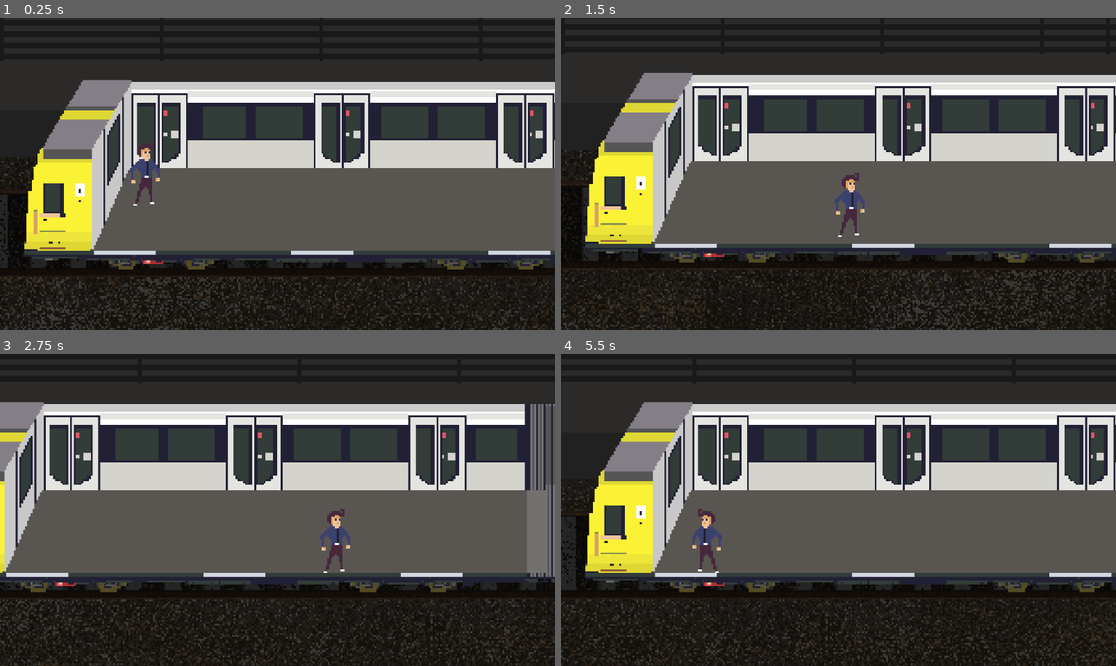
Above: before the commit, frames 1-4 (two rows, left to right).
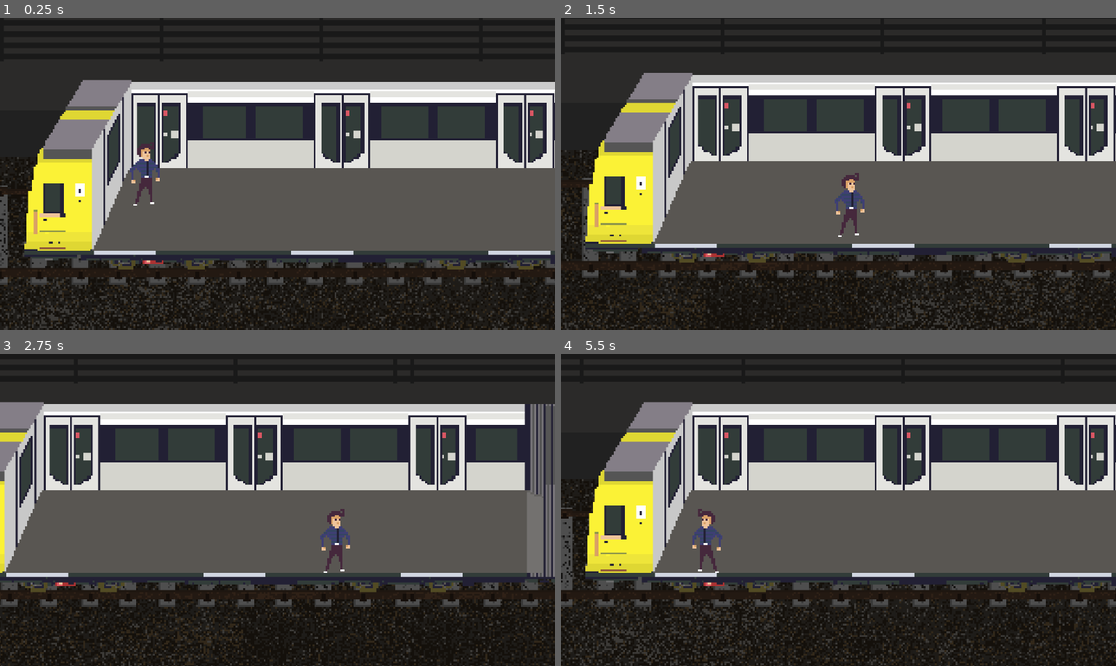
Above: after the commit, the same moments.

Repository: Squad-Mandalore/U8
Game: Godot game, scene res://StartScene.tscn
The game is run twice, just before and just after one commit, with the same random seed, the same clock (stepped at 60 frames per second) and the same inputs.
Inputs:
- Up to frame 1 (0.25 s): no input
- Up to frame 2 (1.5 s): hold Right (ui_right) 0.53-1.28 s; hold Down (ui_down) from 1.28 s (still down)
- Up to frame 3 (2.75 s): release Down (ui_down) at 2.03 s; hold Right (ui_right) from 2.03 s (still down)
- Up to frame 4 (5.5 s): release Right (ui_right) at 2.78 s; hold Up (ui_up) 2.78-3.53 s; hold Left (ui_left) 3.53-5.03 s; hold Down (ui_down) from 5.03 s (still down)

The runs differ from the first frame. In frame 1, 2.2% of the frame differs, in the area x 0-100%, y 29-86%; in frame 2, 2.5%; in frame 3, 5.9%; in frame 4, 6.7%, in the area x 0-100%, y 25-100%.

Commit message:
feat: update train sprites

Diff:
--- a/StartScene.tscn
+++ b/StartScene.tscn
@@ -1,27 +1,12 @@
-[gd_scene load_steps=13 format=3 uid="uid://2p6mgnqih68g"]
+[gd_scene load_steps=8 format=3 uid="uid://2p6mgnqih68g"]
 
 [ext_resource type="Script" path="res://background.gd" id="1_akvd2"]
 [ext_resource type="Texture2D" uid="uid://qkqvul6j2ky5" path="res://models/tracks/background.png" id="1_fxphb"]
-[ext_resource type="Texture2D" uid="uid://cncgraansifi4" path="res://models/train/inside.png" id="3_y5phg"]
+[ext_resource type="PackedScene" uid="uid://c6lryjxjclq03" path="res://models/train/inside_left.tscn" id="3_rmona"]
+[ext_resource type="PackedScene" uid="uid://c8l8bcwfbquvm" path="res://models/train/center.tscn" id="4_7ssj6"]
 [ext_resource type="PackedScene" uid="uid://csgdo87mltoha" path="res://characters/player/berliner.tscn" id="4_mdtst"]
-[ext_resource type="Script" path="res://forground.gd" id="5_gv5oj"]
 [ext_resource type="PackedScene" uid="uid://bkaths3irgi7c" path="res://characters/npcs/chris/chris.tscn" id="5_inwmy"]
-[ext_resource type="Texture2D" uid="uid://cap1pqfhi5gb0" path="res://models/train/outside_back.png" id="7_h6xp5"]
-
-[sub_resource type="SegmentShape2D" id="SegmentShape2D_btftc"]
-b = Vector2(596, 0)
-
-[sub_resource type="SegmentShape2D" id="SegmentShape2D_p5jjr"]
-b = Vector2(616, 0)
-
-[sub_resource type="SegmentShape2D" id="SegmentShape2D_ygxmx"]
-b = Vector2(-20, 46)
-
-[sub_resource type="SegmentShape2D" id="SegmentShape2D_o7tt6"]
-b = Vector2(0, 46)
-
-[sub_resource type="RectangleShape2D" id="RectangleShape2D_evlrq"]
-size = Vector2(329, 49)
+[ext_resource type="PackedScene" uid="uid://c2xs2hjyqqtav" path="res://models/train/right.tscn" id="5_l5oa4"]
 
 [node name="Node2D" type="Node2D"]
 y_sort_enabled = true
@@ -29,63 +14,33 @@
 [node name="ParallaxBackground" type="ParallaxBackground" parent="."]
 
 [node name="ParallaxLayer" type="ParallaxLayer" parent="ParallaxBackground"]
-motion_mirroring = Vector2(800, 0)
+motion_mirroring = Vector2(1200, 0)
 script = ExtResource("1_akvd2")
 speed = -340
 
 [node name="Sprite2D" type="Sprite2D" parent="ParallaxBackground/ParallaxLayer"]
-position = Vector2(400, 135)
+position = Vector2(600, 135)
 texture = ExtResource("1_fxphb")
 
-[node name="StaticBodyTrainInside" type="StaticBody2D" parent="."]
-position = Vector2(400, 135)
+[node name="StaticBody2D" parent="." instance=ExtResource("3_rmona")]
+position = Vector2(600, 135)
 
-[node name="SpriteTrainInside" type="Sprite2D" parent="StaticBodyTrainInside"]
-texture = ExtResource("3_y5phg")
+[node name="Center" parent="." instance=ExtResource("4_7ssj6")]
+position = Vector2(600, 135)
 
-[node name="CollisionBackwall" type="CollisionShape2D" parent="StaticBodyTrainInside"]
-position = Vector2(-331, 6)
-shape = SubResource("SegmentShape2D_btftc")
-
-[node name="CollisionFrontwall" type="CollisionShape2D" parent="StaticBodyTrainInside"]
-position = Vector2(-351, 52)
-shape = SubResource("SegmentShape2D_p5jjr")
-
-[node name="CollisionLeftwall" type="CollisionShape2D" parent="StaticBodyTrainInside"]
-position = Vector2(-331, 6)
-shape = SubResource("SegmentShape2D_ygxmx")
-
-[node name="CollisionRightwall" type="CollisionShape2D" parent="StaticBodyTrainInside"]
-position = Vector2(265, 6)
-shape = SubResource("SegmentShape2D_o7tt6")
+[node name="Right" parent="." instance=ExtResource("5_l5oa4")]
+position = Vector2(600, 135)
 
 [node name="Player" parent="." instance=ExtResource("4_mdtst")]
-z_index = 1
 position = Vector2(76, 145)
 
 [node name="Camera2D" type="Camera2D" parent="Player"]
 zoom = Vector2(6.5, 6.5)
 limit_left = 0
 limit_top = 0
-limit_right = 800
 limit_bottom = 270
 drag_horizontal_enabled = true
 drag_vertical_enabled = true
 
 [node name="CharacterBody2D" parent="." instance=ExtResource("5_inwmy")]
-z_index = 1
 position = Vector2(646, 150)
-
-[node name="ForgroundBack" type="Area2D" parent="."]
-z_index = 2
-script = ExtResource("5_gv5oj")
-
-[node name="Sprite2D" type="Sprite2D" parent="ForgroundBack"]
-position = Vector2(400, 135)
-texture = ExtResource("7_h6xp5")
-
-[node name="CollisionShape2D" type="CollisionShape2D" parent="ForgroundBack"]
-position = Vector2(502.5, 163.5)
-shape = SubResource("RectangleShape2D_evlrq")
-
-[connection signal="body_entered" from="ForgroundBack" to="ForgroundBack" method="_on_body_entered"]
--- a/characters/npcs/chris/chris.tscn
+++ b/characters/npcs/chris/chris.tscn
@@ -7,6 +7,7 @@
 size = Vector2(20, 4)
 
 [node name="CharacterBody2D" type="CharacterBody2D"]
+z_index = 50
 script = ExtResource("1_muxck")
 
 [node name="Sprite2D" type="Sprite2D" parent="."]
--- a/characters/player/berliner.tscn
+++ b/characters/player/berliner.tscn
@@ -7,6 +7,7 @@
 size = Vector2(20, 4)
 
 [node name="CharacterBody2D" type="CharacterBody2D"]
+z_index = 50
 script = ExtResource("1_pkp7h")
 
 [node name="Sprite2D" type="Sprite2D" parent="."]
--- /dev/null
+++ b/models/train/center.tscn
@@ -0,0 +1,11 @@
+[gd_scene load_steps=3 format=3 uid="uid://c8l8bcwfbquvm"]
+
+[ext_resource type="PackedScene" uid="uid://dw5dhry3n6d0c" path="res://models/train/inside_center.tscn" id="1_27f3r"]
+[ext_resource type="PackedScene" uid="uid://b46ii0fqwu3ur" path="res://models/train/outside_center.tscn" id="2_3uhei"]
+
+[node name="Center" type="Node2D"]
+
+[node name="StaticBody2D" parent="." instance=ExtResource("1_27f3r")]
+
+[node name="ForgroundBack" parent="." instance=ExtResource("2_3uhei")]
+z_index = 100
--- /dev/null
+++ b/models/train/inside_center.tscn
@@ -0,0 +1,30 @@
+[gd_scene load_steps=4 format=3 uid="uid://dw5dhry3n6d0c"]
+
+[ext_resource type="Texture2D" uid="uid://dfbdioi6odgwx" path="res://models/train/inside_center.png" id="1_4goka"]
+
+[sub_resource type="SegmentShape2D" id="SegmentShape2D_v40dq"]
+b = Vector2(329, 0)
+
+[sub_resource type="SegmentShape2D" id="SegmentShape2D_vejam"]
+b = Vector2(314, 0)
+
+[node name="StaticBody2D" type="StaticBody2D"]
+
+[node name="Sprite2D" type="Sprite2D" parent="."]
+texture = ExtResource("1_4goka")
+
+[node name="CollisionShape2D" type="CollisionShape2D" parent="."]
+position = Vector2(-263, 52)
+shape = SubResource("SegmentShape2D_v40dq")
+
+[node name="CollisionShape2D3" type="CollisionShape2D" parent="."]
+position = Vector2(-256, 6)
+shape = SubResource("SegmentShape2D_vejam")
+
+[node name="CollisionPolygon2D2" type="CollisionPolygon2D" parent="."]
+polygon = PackedVector2Array(-256, 8, -259, 9, -262, 10, -263, 10, -256, 7)
+
+[node name="CollisionPolygon2D" type="CollisionPolygon2D" parent="."]
+polygon = PackedVector2Array(58, 8, 60, 9, 64, 10, 66, 10, 58, 7)
+
+[node name="Node2D" type="Node2D" parent="."]
--- /dev/null
+++ b/models/train/inside_left.tscn
@@ -0,0 +1,32 @@
+[gd_scene load_steps=5 format=3 uid="uid://c6lryjxjclq03"]
+
+[ext_resource type="Texture2D" uid="uid://dumywhs1cii7s" path="res://models/train/inside_left.png" id="1_r4jua"]
+
+[sub_resource type="SegmentShape2D" id="SegmentShape2D_puun8"]
+b = Vector2(-21, 46)
+
+[sub_resource type="SegmentShape2D" id="SegmentShape2D_q68c1"]
+b = Vector2(260, 0)
+
+[sub_resource type="SegmentShape2D" id="SegmentShape2D_b3h4x"]
+b = Vector2(290, 0)
+
+[node name="StaticBody2D" type="StaticBody2D"]
+
+[node name="Sprite2D" type="Sprite2D" parent="."]
+texture = ExtResource("1_r4jua")
+
+[node name="CollisionShape2D" type="CollisionShape2D" parent="."]
+position = Vector2(-531, 6)
+shape = SubResource("SegmentShape2D_puun8")
+
+[node name="CollisionShape2D2" type="CollisionShape2D" parent="."]
+position = Vector2(-531, 6)
+shape = SubResource("SegmentShape2D_q68c1")
+
+[node name="CollisionShape2D3" type="CollisionShape2D" parent="."]
+position = Vector2(-553, 52)
+shape = SubResource("SegmentShape2D_b3h4x")
+
+[node name="CollisionPolygon2D" type="CollisionPolygon2D" parent="."]
+polygon = PackedVector2Array(-271, 8, -271, 7, -263, 10, -265, 10, -269, 9)
--- /dev/null
+++ b/models/train/inside_right.tscn
@@ -0,0 +1,32 @@
+[gd_scene load_steps=5 format=3 uid="uid://caiu5xur7uhtq"]
+
+[ext_resource type="Texture2D" uid="uid://yu0ql28s2rgu" path="res://models/train/inside_right.png" id="1_kcr3g"]
+
+[sub_resource type="SegmentShape2D" id="SegmentShape2D_vh3md"]
+b = Vector2(260, 0)
+
+[sub_resource type="SegmentShape2D" id="SegmentShape2D_14fql"]
+b = Vector2(22, 46)
+
+[sub_resource type="SegmentShape2D" id="SegmentShape2D_wq406"]
+b = Vector2(-289, 0)
+
+[node name="StaticBody2D" type="StaticBody2D"]
+
+[node name="Sprite2D" type="Sprite2D" parent="."]
+texture = ExtResource("1_kcr3g")
+
+[node name="CollisionShape2D2" type="CollisionShape2D" parent="."]
+position = Vector2(73, 6)
+shape = SubResource("SegmentShape2D_vh3md")
+
+[node name="CollisionShape2D3" type="CollisionShape2D" parent="."]
+position = Vector2(333, 6)
+shape = SubResource("SegmentShape2D_14fql")
+
+[node name="CollisionShape2D4" type="CollisionShape2D" parent="."]
+position = Vector2(355, 52)
+shape = SubResource("SegmentShape2D_wq406")
+
+[node name="CollisionPolygon2D" type="CollisionPolygon2D" parent="."]
+polygon = PackedVector2Array(73, 7, 73, 8, 70, 9, 67, 10, 66, 10)
--- /dev/null
+++ b/models/train/outside_center.tscn
@@ -0,0 +1,19 @@
+[gd_scene load_steps=4 format=3 uid="uid://b46ii0fqwu3ur"]
+
+[ext_resource type="Script" path="res://forground.gd" id="1_hevv5"]
+[ext_resource type="Texture2D" uid="uid://dcuf6bj0fdc77" path="res://models/train/outside_center.png" id="2_qw8mj"]
+
+[sub_resource type="RectangleShape2D" id="RectangleShape2D_evlrq"]
+size = Vector2(34, 49)
+
+[node name="ForgroundBack" type="Area2D"]
+script = ExtResource("1_hevv5")
+
+[node name="Sprite2D" type="Sprite2D" parent="."]
+texture = ExtResource("2_qw8mj")
+
+[node name="CollisionShape2D" type="CollisionShape2D" parent="."]
+position = Vector2(-237, 28.5)
+shape = SubResource("RectangleShape2D_evlrq")
+
+[connection signal="body_entered" from="." to="." method="_on_body_entered"]
--- /dev/null
+++ b/models/train/outside_right.tscn
@@ -0,0 +1,19 @@
+[gd_scene load_steps=4 format=3 uid="uid://cgyaiggj66j2e"]
+
+[ext_resource type="Texture2D" uid="uid://n1wwn6rt65bi" path="res://models/train/outside_right.png" id="1_qs1i2"]
+[ext_resource type="Script" path="res://forground.gd" id="2_nd3qw"]
+
+[sub_resource type="RectangleShape2D" id="RectangleShape2D_yeqew"]
+size = Vector2(34, 49)
+
+[node name="Area2D" type="Area2D"]
+script = ExtResource("2_nd3qw")
+
+[node name="Sprite2D" type="Sprite2D" parent="."]
+texture = ExtResource("1_qs1i2")
+
+[node name="CollisionShape2D" type="CollisionShape2D" parent="."]
+position = Vector2(93, 28.5)
+shape = SubResource("RectangleShape2D_yeqew")
+
+[connection signal="body_entered" from="." to="." method="_on_body_entered"]
--- /dev/null
+++ b/models/train/right.tscn
@@ -0,0 +1,11 @@
+[gd_scene load_steps=3 format=3 uid="uid://c2xs2hjyqqtav"]
+
+[ext_resource type="PackedScene" uid="uid://caiu5xur7uhtq" path="res://models/train/inside_right.tscn" id="1_6dx85"]
+[ext_resource type="PackedScene" uid="uid://cgyaiggj66j2e" path="res://models/train/outside_right.tscn" id="2_n8kqo"]
+
+[node name="Right" type="Node2D"]
+
+[node name="StaticBody2D" parent="." instance=ExtResource("1_6dx85")]
+
+[node name="Area2D" parent="." instance=ExtResource("2_n8kqo")]
+z_index = 100
Binary file changed: models/tracks/background.png
Binary file removed: models/train/inside.png
Binary file added: models/train/inside_center.png
Not shown, added: models/train/inside_center.png.import
Binary file added: models/train/inside_left.png
Not shown, changed: models/train/inside_left.png.import
Binary file added: models/train/inside_right.png
Not shown, changed: models/train/inside_right.png.import
Binary file removed: models/train/outside_back.png
Binary file added: models/train/outside_center.png
Not shown, changed: models/train/outside_center.png.import
Binary file removed: models/train/outside_front.png
(and 2 more such lines)
